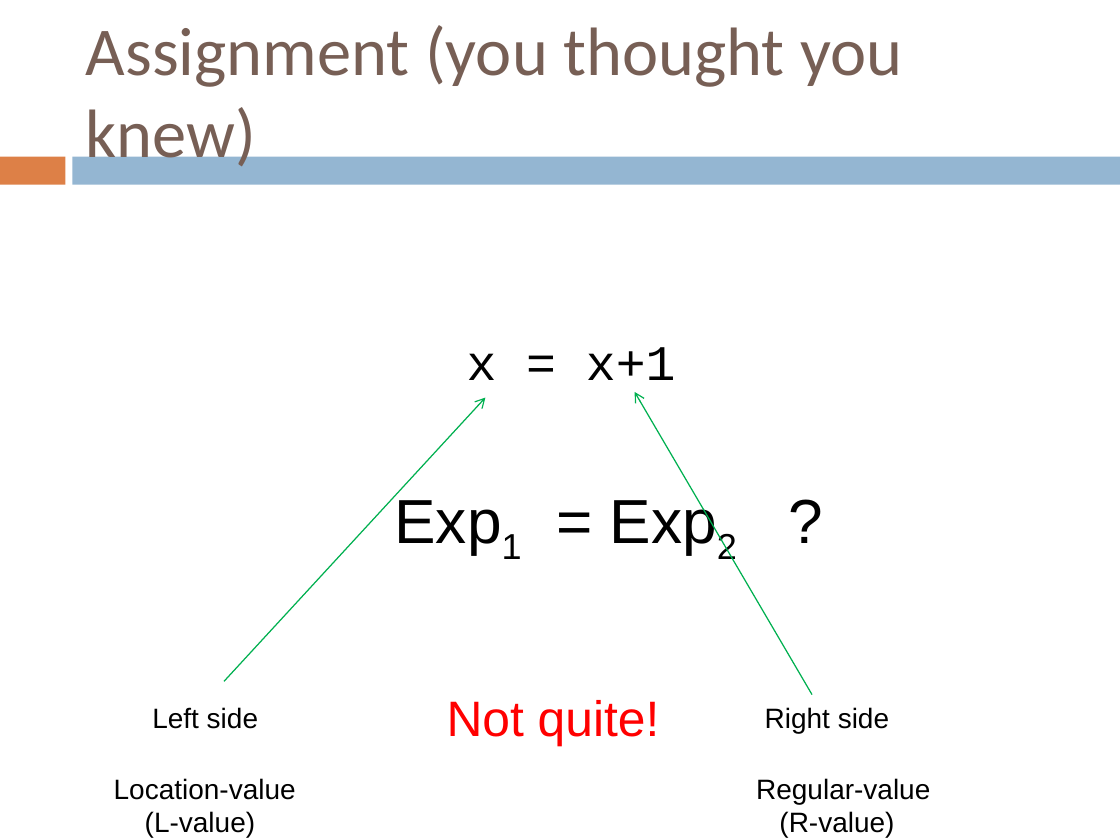
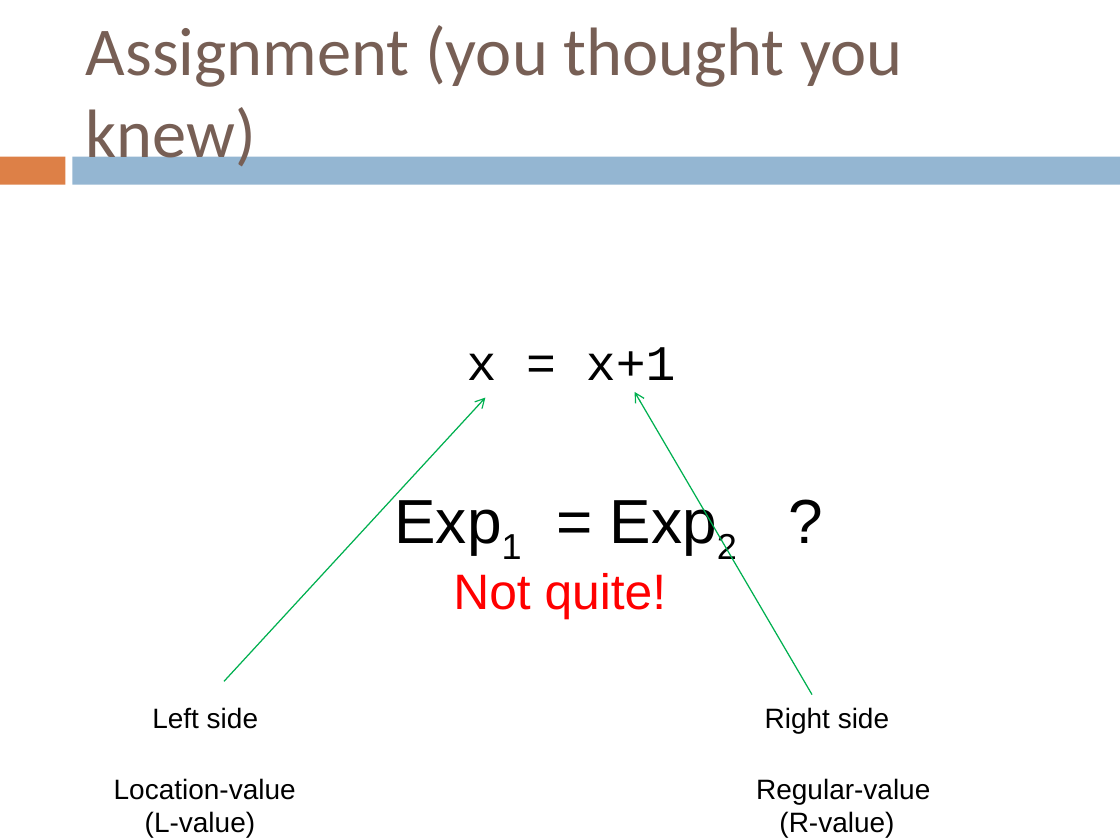
Before and after one commit to crista/EPS-slides, a slide deck: slide 17 of EPS-Imperative.ppt (slide 20 before the commit). Drawn at 1120x840 pixels with LibreOffice and Linux fonts; fonts in the diff are those of the drawing. Boxes give left, top, right and bottom in pixels: in the first picture for what was removed or moved away, otherwise in the second. Text is boxed around its words. In the diff, an @@ line names an element or a change of style, - is before the commit and + after.

```diff
--- a/EPS-Imperative.ppt
+++ b/EPS-Imperative.ppt
@@ text "Not quite!": place and size @@
-text "Not quite!" at (447,700,660,747)
+text "Not quite!" at (453,573,667,620)
```
Also in this commit, not shown: 6 other slides changed, 6 slides added, 7 slides removed, 8 other files.
